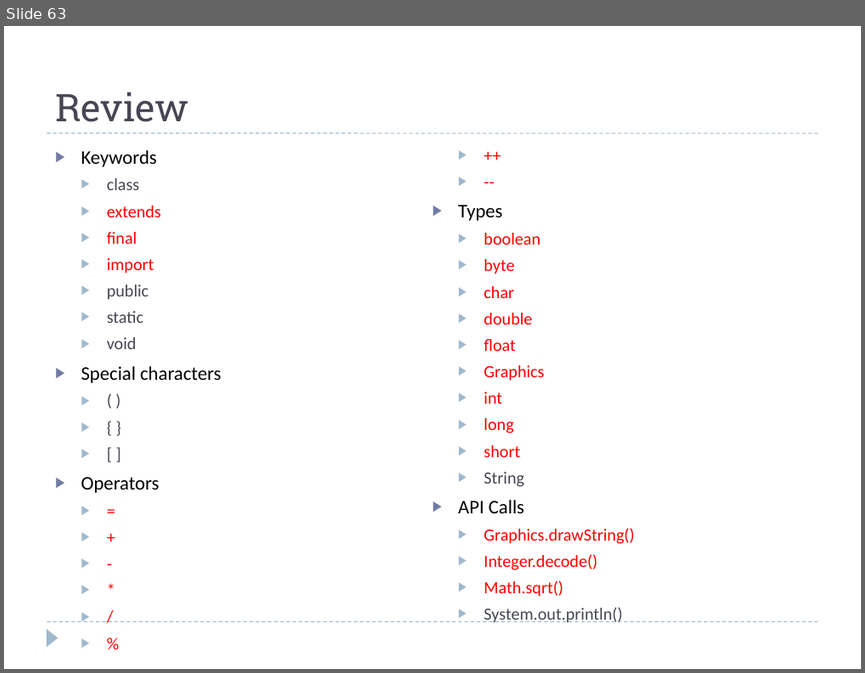
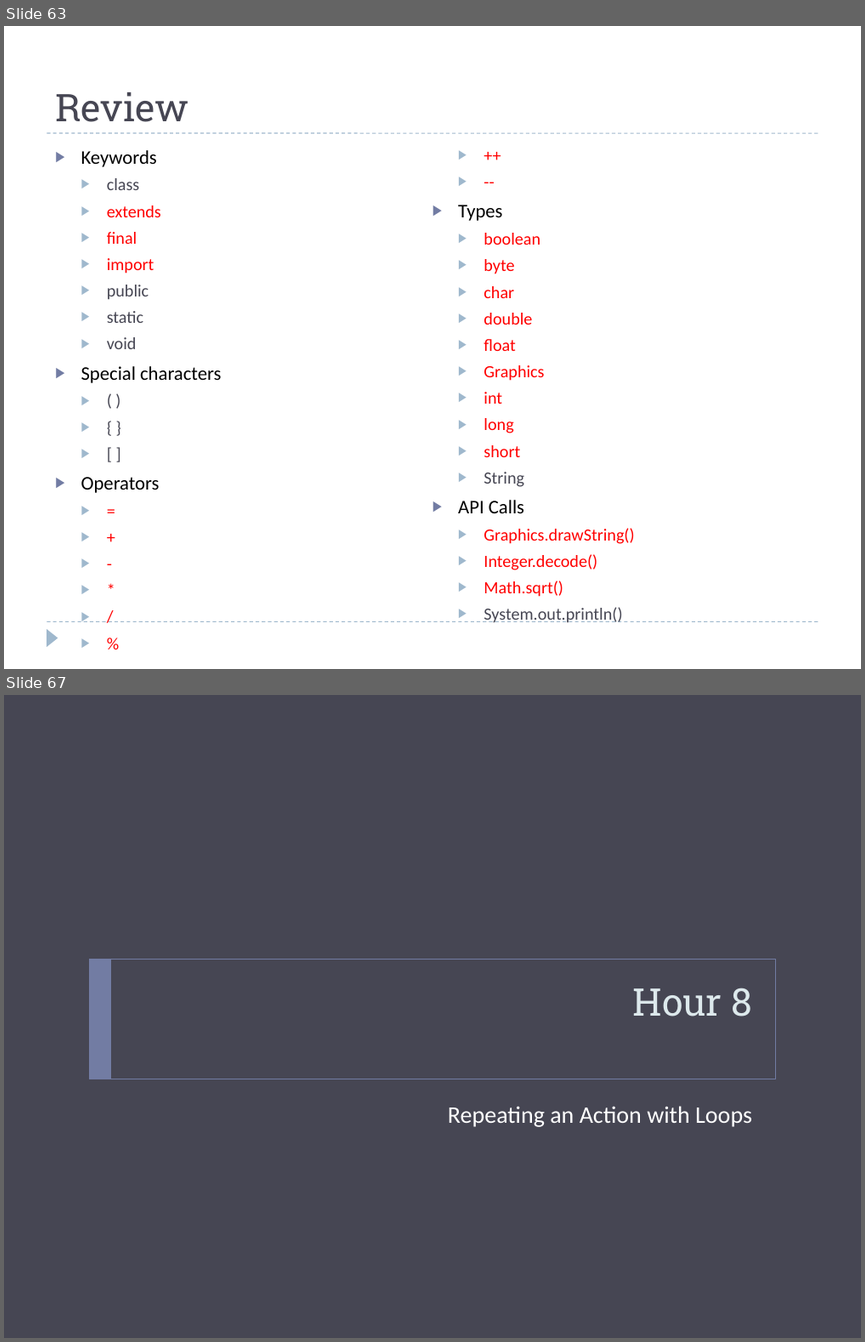
Before and after one commit to bcraig108/JavaClass_2013_Summer, a slide deck: Introduction to Java Programming.pptx. Shown one above the other, each under a label of ours: slide 63 before the commit, slides 63 and 67 after it; the slides between them are not shown. The pictures are 865x673 and 865x1342 pixels, drawn with LibreOffice and Linux fonts; fonts in the diff are those of the drawing; background and template pictures are left out. Boxes give left, top, right and bottom in pixels: in the first picture for what was removed or moved away, otherwise in the second. Text is boxed around its words. In the diff, an @@ line names an element or a change of style, - is before the commit and + after.

```diff
--- a/Introduction to Java Programming.pptx
+++ b/Introduction to Java Programming.pptx
@@ slide 67 added at <box>4,695,861,1338</box>, background #464653 @@
@@ rectangle added at <box>90,959,775,1079</box>, outline #727CA3 0.5 pt @@
@@ rectangle added at <box>90,959,111,1079</box>, fill #727CA3 @@
@@ title added at <box>633,987,753,1016</box>, 32 pt, text #DDE9EC @@
+Hour 8
@@ text added at <box>448,1106,752,1127</box>, 20 pt, text #FFFFFF @@
+Repeating an Action with Loops
```
Also in this commit, not shown: 1 slide changed, 8 other slides added.
